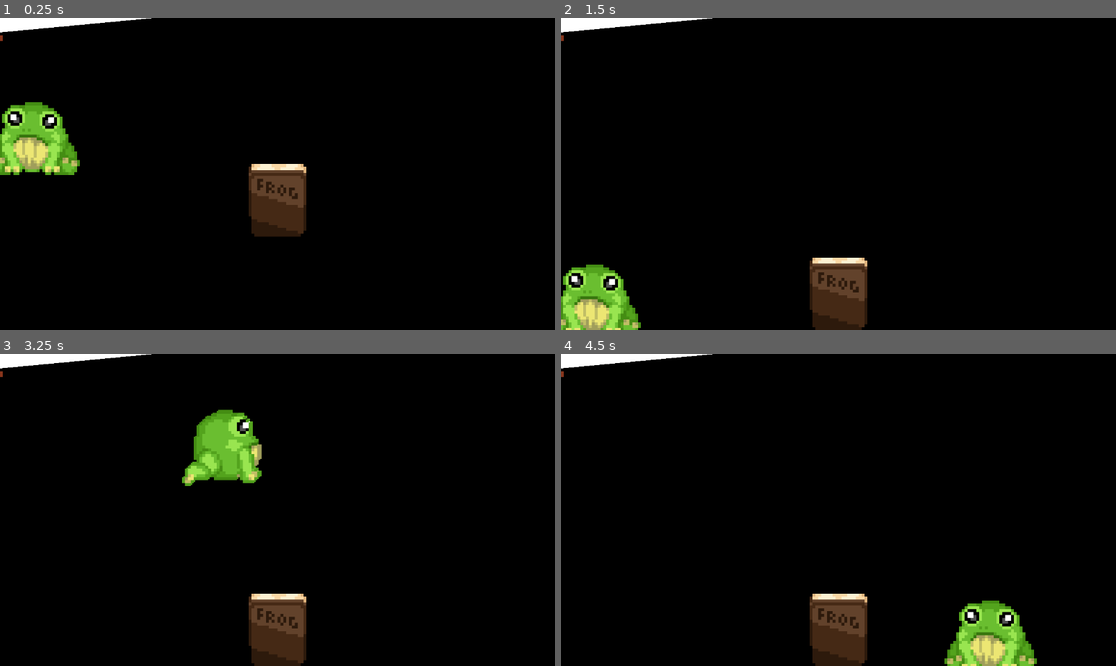
Above: before the commit, frames 1-4 (two rows, left to right).
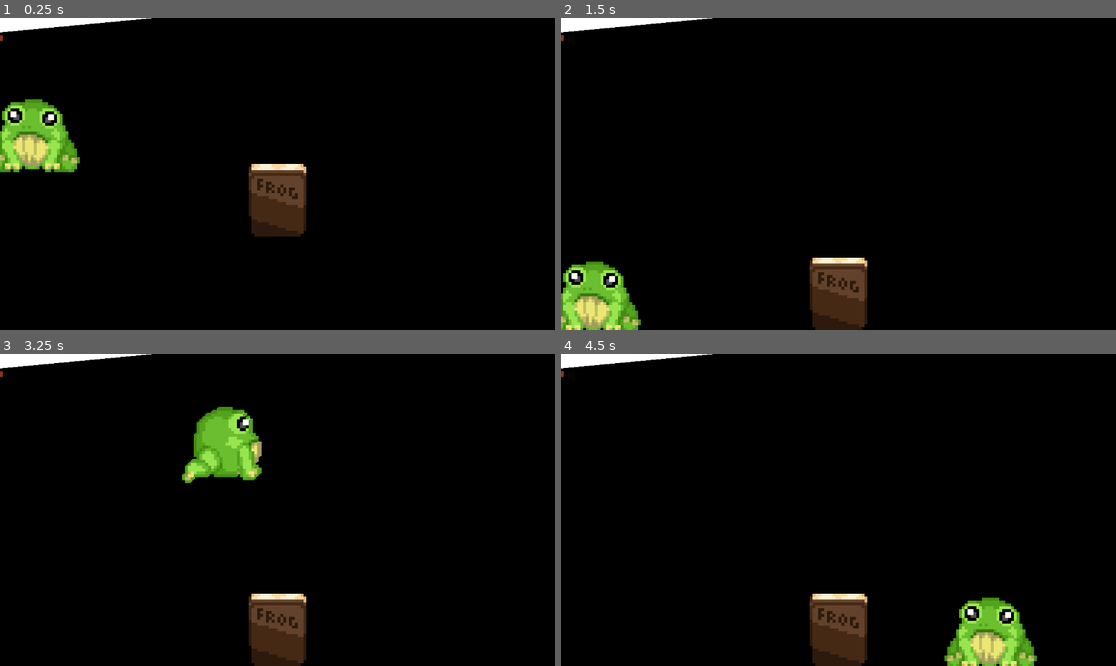
Above: after the commit, the same moments.

Repository: DevruneHaz/Lily-Pad-FMP
Game: Godot game, scene res://scenes/game.tscn
The game is run twice, just before and just after one commit, with the same random seed, the same clock (stepped at 60 frames per second) and the same inputs.
Inputs (mouse positions are in pixels of both pictures, inside the frame that each line leads up to):
- Up to frame 1 (0.25 s): no input
- Up to frame 2 (1.5 s): move the mouse to (960, 158) at 0.52 s; press the mouse at (960, 158) at 0.53 s; tap Enter at 1.25 s; move the mouse to (727, 189) at 1.27 s; release the mouse at (727, 189) at 1.28 s; right-click (727, 189) at 1.35 s
- Up to frame 3 (3.25 s): move the mouse to (333, 441) at 2.02 s; press the mouse at (333, 441) at 2.03 s; tap Space at 2.75 s; move the mouse to (249, 572) at 2.77 s; release the mouse at (249, 572) at 2.78 s; right-click (249, 572) at 2.85 s
- Up to frame 4 (4.5 s): move the mouse to (1005, 556) at 3.52 s; press the mouse at (1005, 556) at 3.53 s; tap Enter at 4.25 s; move the mouse to (672, 463) at 4.27 s; release the mouse at (672, 463) at 4.28 s; right-click (672, 463) at 4.35 s

The runs differ from the first frame. In frame 1, 1.4% of the frame differs, in the area x 0-15%, y 26-51%; in frame 2, 1.2%; in frame 3, 1.1%; in frame 4, 1.3%.

Commit message:
Marketing and Animations
Finished frog animations with a eating and croaking animation, alongside creating a poster with a picture of each lecturer that has taught me at college.

Diff:
--- a/Godot Project/icon.svg
+++ /dev/null
@@ -1 +0,0 @@
-<svg xmlns="http://www.w3.org/2000/svg" width="128" height="128"><rect width="124" height="124" x="2" y="2" fill="#363d52" stroke="#212532" stroke-width="4" rx="14"/><g fill="#fff" transform="translate(12.322 12.322)scale(.101)"><path d="M105 673v33q407 354 814 0v-33z"/><path fill="#478cbf" d="m105 673 152 14q12 1 15 14l4 67 132 10 8-61q2-11 15-15h162q13 4 15 15l8 61 132-10 4-67q3-13 15-14l152-14V427q30-39 56-81-35-59-83-108-43 20-82 47-40-37-88-64 7-51 8-102-59-28-123-42-26 43-46 89-49-7-98 0-20-46-46-89-64 14-123 42 1 51 8 102-48 27-88 64-39-27-82-47-48 49-83 108 26 42 56 81zm0 33v39c0 276 813 276 814 0v-39l-134 12-5 69q-2 10-14 13l-162 11q-12 0-16-11l-10-65H446l-10 65q-4 11-16 11l-162-11q-12-3-14-13l-5-69z"/><path d="M483 600c0 34 58 34 58 0v-86c0-34-58-34-58 0z"/><circle cx="725" cy="526" r="90"/><circle cx="299" cy="526" r="90"/></g><g fill="#414042" transform="translate(12.322 12.322)scale(.101)"><circle cx="307" cy="532" r="60"/><circle cx="717" cy="532" r="60"/></g></svg>
--- a/Godot Project/project.godot
+++ b/Godot Project/project.godot
@@ -13,7 +13,7 @@
 config/name="Lily Pad"
 run/main_scene="uid://c66f2tiagg1sr"
 config/features=PackedStringArray("4.6", "Forward Plus")
-config/icon="res://icon.svg"
+config/icon="uid://dqnnlk6ayx5n6"
 
 [audio]
 
--- a/Godot Project/scenes/creatures/frog.gdshader
+++ b/Godot Project/scenes/creatures/frog.gdshader
@@ -6,11 +6,13 @@
 uniform vec4 primary_original_2: source_color;
 uniform vec4 primary_original_3: source_color;
 uniform vec4 primary_original_4: source_color;
+uniform vec4 primary_original_5: source_color;
 uniform vec4 primary_replace_0: source_color;
 uniform vec4 primary_replace_1: source_color;
 uniform vec4 primary_replace_2: source_color;
 uniform vec4 primary_replace_3: source_color;
 uniform vec4 primary_replace_4: source_color;
+uniform vec4 primary_replace_5: source_color;
 
 uniform vec4 secondary_original_0: source_color;
 uniform vec4 secondary_original_1: source_color;
@@ -25,9 +27,9 @@
 
 
 vec4 swap_color(vec4 color){
-	vec4 original_colors[9] = vec4[9] (primary_original_0, primary_original_1, primary_original_2, primary_original_3, primary_original_4, secondary_original_0, secondary_original_1, secondary_original_2, secondary_original_3);
-	vec4 replace_colors[9] = vec4[9] (primary_replace_0, primary_replace_1, primary_replace_2, primary_replace_3, primary_replace_4, secondary_replace_0, secondary_replace_1, secondary_replace_2, secondary_replace_3);
-	for (int i = 0; i < 9; i ++) {
+	vec4 original_colors[10] = vec4[10] (primary_original_0, primary_original_1, primary_original_2, primary_original_3, primary_original_4, primary_original_5, secondary_original_0, secondary_original_1, secondary_original_2, secondary_original_3);
+	vec4 replace_colors[10] = vec4[10] (primary_replace_0, primary_replace_1, primary_replace_2, primary_replace_3, primary_replace_4, primary_replace_5, secondary_replace_0, secondary_replace_1, secondary_replace_2, secondary_replace_3);
+	for (int i = 0; i < 10; i ++) {
 		if (distance(color, original_colors[i]) <= precision){
 			return replace_colors[i];
 		}
--- a/Godot Project/scenes/creatures/frog.tscn
+++ b/Godot Project/scenes/creatures/frog.tscn
@@ -15,19 +15,81 @@
 shader_parameter/primary_original_2 = Color(0.3254902, 0.6392157, 0.11372549, 1)
 shader_parameter/primary_original_3 = Color(0.26666668, 0.5529412, 0.07450981, 1)
 shader_parameter/primary_original_4 = Color(0.21176471, 0.45882353, 0.050980393, 1)
-shader_parameter/primary_replace_0 = Color(0, 0, 0, 1)
-shader_parameter/primary_replace_1 = Color(0, 0, 0, 1)
-shader_parameter/primary_replace_2 = Color(0, 0, 0, 1)
-shader_parameter/primary_replace_3 = Color(0, 0, 0, 1)
-shader_parameter/primary_replace_4 = Color(0, 0, 0, 1)
+shader_parameter/primary_original_5 = Color(0.17254902, 0.36078432, 0.047058824, 1)
+shader_parameter/primary_replace_0 = Color(0.6, 0.8980392, 0.3137255, 1)
+shader_parameter/primary_replace_1 = Color(0.41568628, 0.74509805, 0.1882353, 1)
+shader_parameter/primary_replace_2 = Color(0.3254902, 0.6392157, 0.11372549, 1)
+shader_parameter/primary_replace_3 = Color(0.26666668, 0.5529412, 0.07450981, 1)
+shader_parameter/primary_replace_4 = Color(0.21176471, 0.45882353, 0.050980393, 1)
+shader_parameter/primary_replace_5 = Color(0.17254902, 0.36078432, 0.047058824, 1)
 shader_parameter/secondary_original_0 = Color(0.9254902, 0.9019608, 0.4509804, 1)
 shader_parameter/secondary_original_1 = Color(0.75686276, 0.74509805, 0.4, 1)
 shader_parameter/secondary_original_2 = Color(0.627451, 0.61960787, 0.35686275, 1)
 shader_parameter/secondary_original_3 = Color(0.5294118, 0.5254902, 0.28235295, 1)
-shader_parameter/secondary_replace_0 = Color(0, 0, 0, 1)
-shader_parameter/secondary_replace_1 = Color(0, 0, 0, 1)
-shader_parameter/secondary_replace_2 = Color(0, 0, 0, 1)
-shader_parameter/secondary_replace_3 = Color(0, 0, 0, 1)
+shader_parameter/secondary_replace_0 = Color(0.9254902, 0.9019608, 0.4509804, 1)
+shader_parameter/secondary_replace_1 = Color(0.75686276, 0.74509805, 0.4, 1)
+shader_parameter/secondary_replace_2 = Color(0.627451, 0.61960787, 0.35686275, 1)
+shader_parameter/secondary_replace_3 = Color(0.6431373, 0.63529414, 0.38039216, 1)
+
+[sub_resource type="AtlasTexture" id="AtlasTexture_l1q4d"]
+atlas = ExtResource("2_uogx6")
+region = Rect2(0, 192, 48, 48)
+
+[sub_resource type="AtlasTexture" id="AtlasTexture_nsbpl"]
+atlas = ExtResource("2_uogx6")
+region = Rect2(48, 192, 48, 48)
+
+[sub_resource type="AtlasTexture" id="AtlasTexture_m6jub"]
+atlas = ExtResource("2_uogx6")
+region = Rect2(96, 192, 48, 48)
+
+[sub_resource type="AtlasTexture" id="AtlasTexture_ddv3g"]
+atlas = ExtResource("2_uogx6")
+region = Rect2(144, 192, 48, 48)
+
+[sub_resource type="AtlasTexture" id="AtlasTexture_cfvwd"]
+atlas = ExtResource("2_uogx6")
+region = Rect2(192, 192, 48, 48)
+
+[sub_resource type="AtlasTexture" id="AtlasTexture_csqis"]
+atlas = ExtResource("2_uogx6")
+region = Rect2(240, 192, 48, 48)
+
+[sub_resource type="AtlasTexture" id="AtlasTexture_og3ej"]
+atlas = ExtResource("2_uogx6")
+region = Rect2(192, 192, 48, 48)
+
+[sub_resource type="AtlasTexture" id="AtlasTexture_bb06i"]
+atlas = ExtResource("2_uogx6")
+region = Rect2(144, 192, 48, 48)
+
+[sub_resource type="AtlasTexture" id="AtlasTexture_3y82a"]
+atlas = ExtResource("2_uogx6")
+region = Rect2(96, 192, 48, 48)
+
+[sub_resource type="AtlasTexture" id="AtlasTexture_4x0yq"]
+atlas = ExtResource("2_uogx6")
+region = Rect2(48, 192, 48, 48)
+
+[sub_resource type="AtlasTexture" id="AtlasTexture_qnbes"]
+atlas = ExtResource("2_uogx6")
+region = Rect2(0, 240, 48, 48)
+
+[sub_resource type="AtlasTexture" id="AtlasTexture_n7xjk"]
+atlas = ExtResource("2_uogx6")
+region = Rect2(48, 240, 48, 48)
+
+[sub_resource type="AtlasTexture" id="AtlasTexture_8h13v"]
+atlas = ExtResource("2_uogx6")
+region = Rect2(96, 240, 48, 48)
+
+[sub_resource type="AtlasTexture" id="AtlasTexture_bmdw4"]
+atlas = ExtResource("2_uogx6")
+region = Rect2(144, 240, 48, 48)
+
+[sub_resource type="AtlasTexture" id="AtlasTexture_8gy0t"]
+atlas = ExtResource("2_uogx6")
+region = Rect2(192, 240, 48, 48)
 
 [sub_resource type="AtlasTexture" id="AtlasTexture_wyyg8"]
 atlas = ExtResource("2_uogx6")
@@ -127,6 +189,61 @@
 
 [sub_resource type="SpriteFrames" id="SpriteFrames_pkly0"]
 animations = [{
+"frames": [{
+"duration": 8.0,
+"texture": SubResource("AtlasTexture_l1q4d")
+}, {
+"duration": 0.5,
+"texture": SubResource("AtlasTexture_nsbpl")
+}, {
+"duration": 0.5,
+"texture": SubResource("AtlasTexture_m6jub")
+}, {
+"duration": 0.5,
+"texture": SubResource("AtlasTexture_ddv3g")
+}, {
+"duration": 0.5,
+"texture": SubResource("AtlasTexture_cfvwd")
+}, {
+"duration": 0.5,
+"texture": SubResource("AtlasTexture_csqis")
+}, {
+"duration": 0.5,
+"texture": SubResource("AtlasTexture_og3ej")
+}, {
+"duration": 0.5,
+"texture": SubResource("AtlasTexture_bb06i")
+}, {
+"duration": 0.5,
+"texture": SubResource("AtlasTexture_3y82a")
+}, {
+"duration": 0.5,
+"texture": SubResource("AtlasTexture_4x0yq")
+}],
+"loop": true,
+"name": &"Croak",
+"speed": 5.0
+}, {
+"frames": [{
+"duration": 0.2,
+"texture": SubResource("AtlasTexture_qnbes")
+}, {
+"duration": 0.2,
+"texture": SubResource("AtlasTexture_n7xjk")
+}, {
+"duration": 0.2,
+"texture": SubResource("AtlasTexture_8h13v")
+}, {
+"duration": 0.2,
+"texture": SubResource("AtlasTexture_bmdw4")
+}, {
+"duration": 0.2,
+"texture": SubResource("AtlasTexture_8gy0t")
+}],
+"loop": true,
+"name": &"Eat",
+"speed": 5.0
+}, {
 "frames": [{
 "duration": 8.0,
 "texture": SubResource("AtlasTexture_wyyg8")
@@ -233,7 +350,8 @@
 material = SubResource("ShaderMaterial_uogx6")
 scale = Vector2(6, 6)
 sprite_frames = SubResource("SpriteFrames_pkly0")
-animation = &"Idle"
+animation = &"Croak"
+frame_progress = 0.6978345
 
 [node name="CollisionShape2D" type="CollisionShape2D" parent="." unique_id=1407318065]
 visible = false
@@ -257,7 +375,7 @@
 visibility_layer = 0
 position = Vector2(-12, 0)
 scale = Vector2(6, 6)
-points = PackedVector2Array(0, 0, 0, 5)
+points = PackedVector2Array(0, 3, 0, 7)
 width = 16.0
 texture = ExtResource("4_n7xjk")
 texture_mode = 2
@@ -280,5 +398,6 @@
 polygon = PackedVector2Array(0, 0, 0, 0, 278.64514, -13.789387, 288, 18, 0, 30)
 uv = PackedVector2Array(0, 0, 0, 0, 278.64514, -13.789387, 288, 18, 0, 30)
 
+[connection signal="animation_looped" from="AnimatedSprite2D" to="." method="_on_animation_looped"]
 [connection signal="timeout" from="IdleTimer" to="." method="_on_idle_timer_timeout"]
 [connection signal="timeout" from="WanderTimer" to="." method="_on_wander_timer_timeout"]
--- a/Godot Project/scripts/creatures/frog.gd
+++ b/Godot Project/scripts/creatures/frog.gd
@@ -38,6 +38,7 @@
 var wanderDirection: int = 1
 var jumpDirection: int = 1
 var isJumping: bool = false
+var idleAnim: int = 0
 var target: Node2D
 var eating: bool
 var interact: bool
@@ -58,12 +59,12 @@
 	secondaryColour = 0
 	pallette = colourPallette.get_image()
 
-	while primaryColour != 5:
+	while primaryColour != 6:
 		sprite.material.set_shader_parameter(("primary_replace_" + str(primaryColour)), pallette.get_pixel(primaryColour, 0))
 		primaryColour = primaryColour + 1
 
 	while secondaryColour != 4:
-		sprite.material.set_shader_parameter(("secondary_replace_" + str(secondaryColour)), pallette.get_pixel((secondaryColour + 5), 0))
+		sprite.material.set_shader_parameter(("secondary_replace_" + str(secondaryColour)), pallette.get_pixel((secondaryColour + 6), 0))
 		secondaryColour = secondaryColour + 1
 
 func _ready():
@@ -73,36 +74,51 @@
 	frogTongueRenderer.visible = false
 
 func animate():
-	if state == IDLE:
-		if lastState == WANDER:
-			if speed > 0:
-				walkAnimation()
+	if state != EAT:
+		if state == IDLE:
+			if lastState == WANDER:
+				if speed > 0:
+					walkAnimation()
+				else:
+					idleAnimation()
+			elif lastState == JUMP:
+				if speed > 0:
+					jumpAnimation()
+				else:
+					idleAnimation()
+			elif lastState == GRABBED:
+				if speed != 0:
+					jumpAnimation()
+				else:
+					idleAnimation()
+			elif lastState == EAT:
+				eatAnimation(true)
 			else:
 				idleAnimation()
-		elif lastState == JUMP:
-			if speed > 0:
-				jumpAnimation()
-			else:
-				idleAnimation()
-		elif lastState == GRABBED:
-			if speed != 0:
-				jumpAnimation()
-			else:
-				idleAnimation()
+		elif state == GRABBED:
+			idleAnimation()
 		else:
 			idleAnimation()
-	elif state == GRABBED:
-		idleAnimation()
-	else:
-		idleAnimation()
+	else:
+		eatAnimation(false)
 
 func idleAnimation():
+	if idleAnim == 0:
+		sprite.animation = "Idle"
+	elif idleAnim == 1:
+		sprite.animation = "Croak"
 	sprite.play()
-	sprite.animation = "Idle"
+
 	if direction.x > 0:
 		sprite.flip_h = true
 	elif direction.x < 0:
 		sprite.flip_h = false
+
+	sprite.play()
+
+func _on_animation_looped() -> void:
+	if sprite.animation == "Idle" or sprite.animation == "Croak":
+		idleAnim = randi_range(0, 1)
 
 func walkAnimation():
 	sprite.play()
@@ -120,8 +136,19 @@
 	elif direction.x < 0:
 		sprite.animation = "Walk_Left"
 
-func eatAnimation():
-	pass
+func eatAnimation(backwards: bool):
+	sprite.animation = "Eat"
+	if backwards == false:
+		if sprite.frame == 4:
+			sprite.pause()
+		else:
+			sprite.play()
+	elif backwards == true:
+		if sprite.frame == 0:
+			sprite.pause()
+		else:
+			sprite.play_backwards()
+
 
 func _on_idle_timer_timeout() -> void:
 	if game_manager.grassHoppers.is_empty():
@@ -148,13 +175,16 @@
 
 func _on_jump_complete() -> void:
 	idle_timer.wait_time = randf_range(2, 5)
+	idleAnim = randi_range(0, 1)
 	idle_timer.start()
 	velocity = Vector2(0, 0)
 	state = IDLE
+
 	lastState = JUMP
 
 func _on_wander_timer_timeout() -> void:
 	idle_timer.wait_time = randf_range(1, 2)
+	idleAnim = randi_range(0, 1)
 	idle_timer.start()
 	velocity = Vector2(0, 0)
 	state = IDLE
@@ -290,6 +320,9 @@
 
 func eatState():
 	if target:
+		velocity = Vector2(0, 0)
+		direction = Vector2(0, 0)
+		speed = 0
 		tongue.visible = true
 		tongue_end.visible = true
 		frogTongueRenderer.visible = true
@@ -300,12 +333,13 @@
 
 		frogTongueRenderer.grab_focus()
 		target.eaten(self)
-		tongue.set_point_position(0, tongue.to_local(self.global_position))
+		tongue.set_point_position(0, tongue.to_local(self.global_position + Vector2(-12, 24)))
 		tongue.set_point_position(1, tongue.to_local(target.global_position))
 		tongue_end.position = (tongue.to_local(target.global_position))
 
 	else:
 		idle_timer.wait_time = randf_range(1.5, 3)
+		idleAnim = randi_range(0, 1)
 		idle_timer.start()
 		frogTongueRenderer.visible = false
 		tongue.visible = false
@@ -372,6 +406,7 @@
 		move_and_slide()
 	else:
 		state = IDLE
+		idleAnim = randi_range(0, 1)
 		idle_timer.start()
 
 func stepOffMushroom():
Binary file changed: Godot Project/assets/Creatures/frog/Pallettes/frog_pallette.png
Binary file changed: Godot Project/assets/Creatures/frog/Pallettes/frog_pallette_brown.png
Binary file changed: Godot Project/assets/Creatures/frog/Pallettes/frog_pallette_pink.png
Binary file changed: Godot Project/assets/Creatures/frog/Pallettes/frog_pallette_red.png
Binary file changed: Godot Project/assets/Creatures/frog/frog_sheet.png
Binary file removed: Godot Project/assets/froggy icon.ico
Binary file added: Godot Project/assets/lilypad_icon.png
Not shown, added: Godot Project/assets/lilypad_icon.png.import
Not shown, changed: Godot Project/export_presets.cfg
Not shown, removed: Godot Project/icon.svg.import
Not shown, added: Assets/Canva/background_red.png
Not shown, changed: Assets/Frog/Pallettes/frog_pallette.png
(and 12 more such lines)
